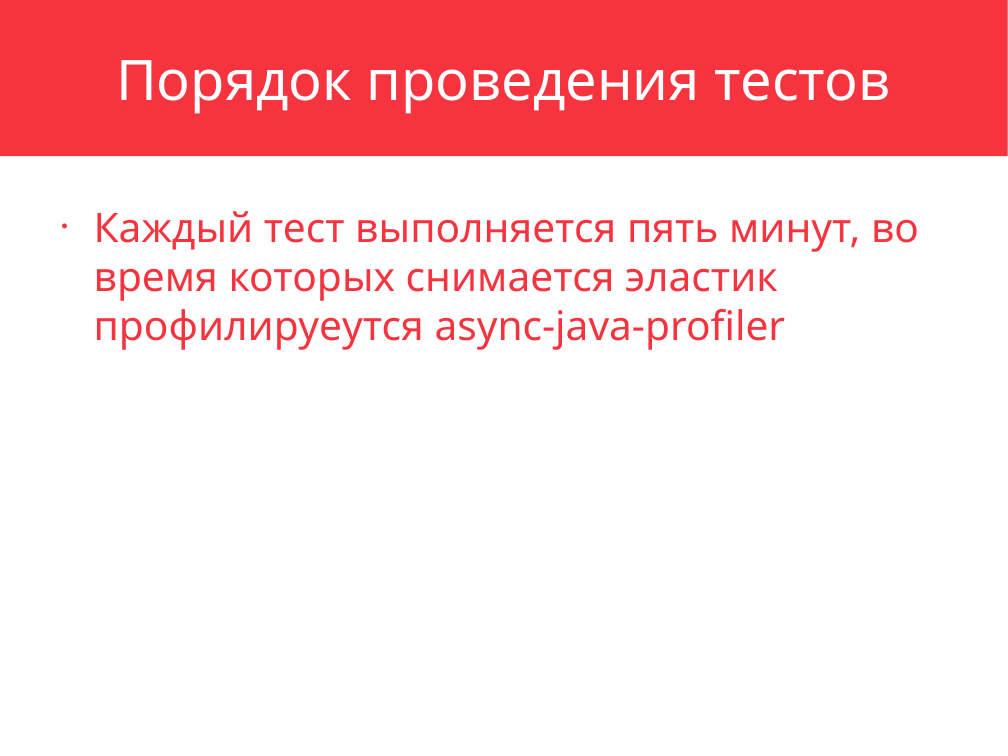
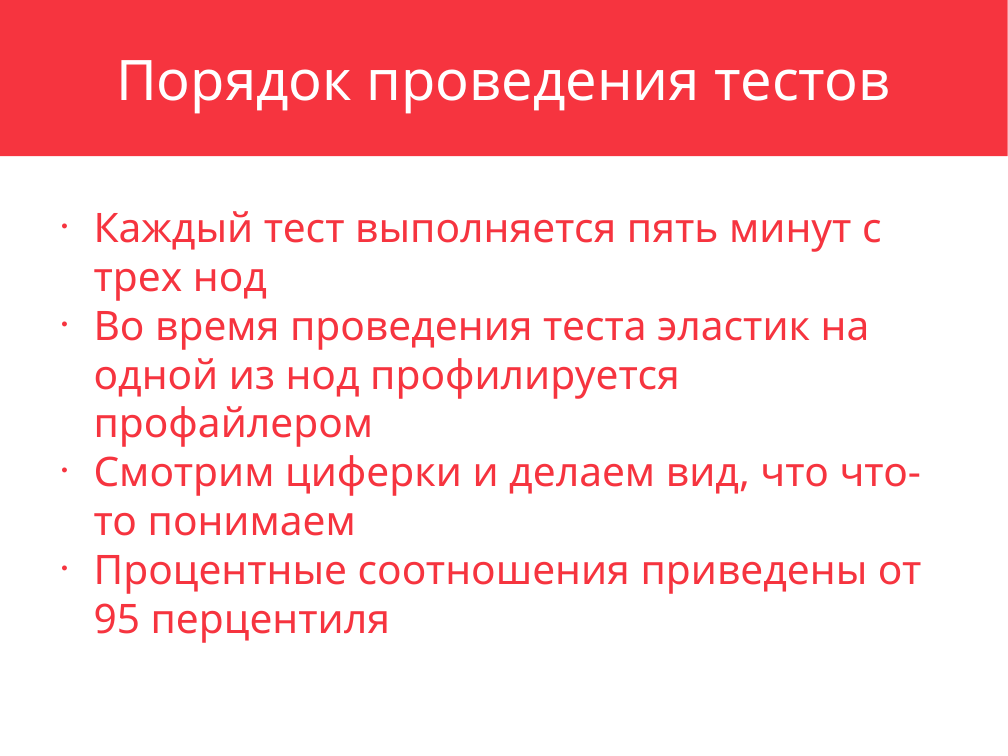
Before and after one commit to ayte-io/slides, a slide deck: slide 27 of src/etki/2018/12/elasticsearch-inside-out/elasticsearch-inside-out.pptx (slide 25 before the commit). Drawn at 1008x756 pixels with LibreOffice and Linux fonts; fonts in the diff are those of the drawing. Boxes give left, top, right and bottom in pixels: in the first picture for what was removed or moved away, otherwise in the second. Text is boxed around its words. In the diff, an @@ line names an element or a change of style, - is before the commit and + after.

```diff
--- a/src/etki/2018/12/elasticsearch-inside-out/elasticsearch-inside-out.pptx
+++ b/src/etki/2018/12/elasticsearch-inside-out/elasticsearch-inside-out.pptx
@@ text at (x1=94, y1=211, x2=922, y2=643): text changed @@
-• Каждый тест выполняется пять минут, во время которых снимается эластик профилируеутся async-java-profiler
+• Каждый тест выполняется пять минут с трех нод
+• Во время проведения теста эластик на одной из нод профилируется профайлером
+• Смотрим циферки и делаем вид, что что-то понимаем
+• Процентные соотношения приведены от 95 перцентиля
```
Also in this commit, not shown: 15 other slides changed, 15 slides added, 6 slides removed, 22 other files.
